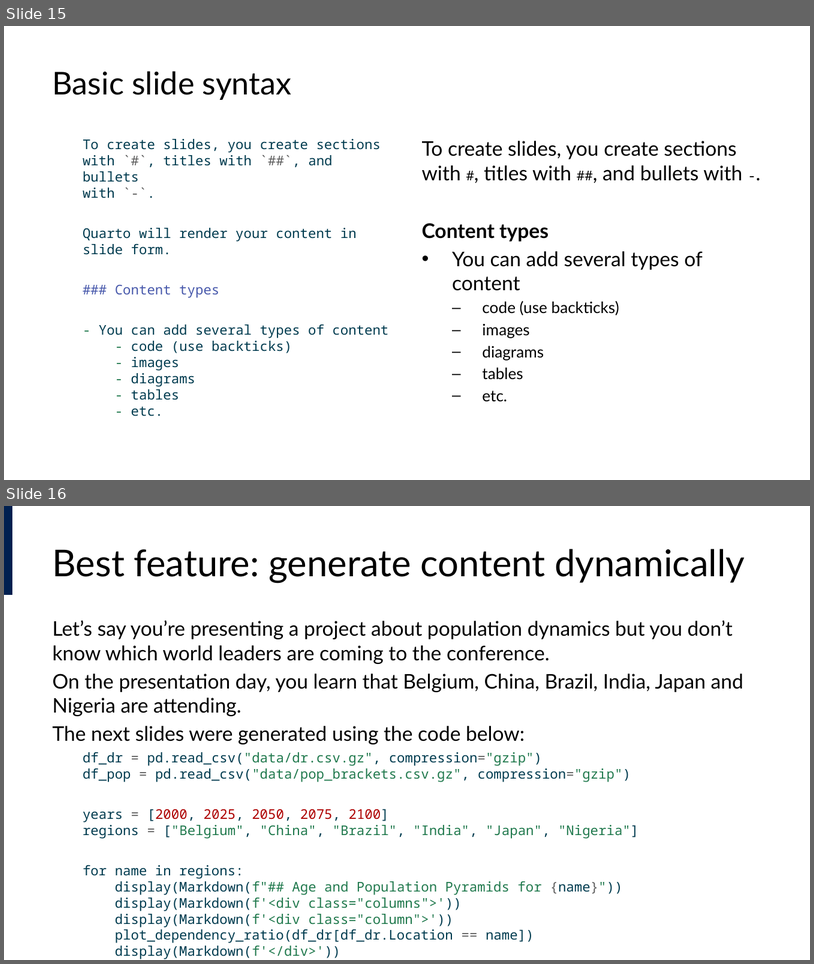
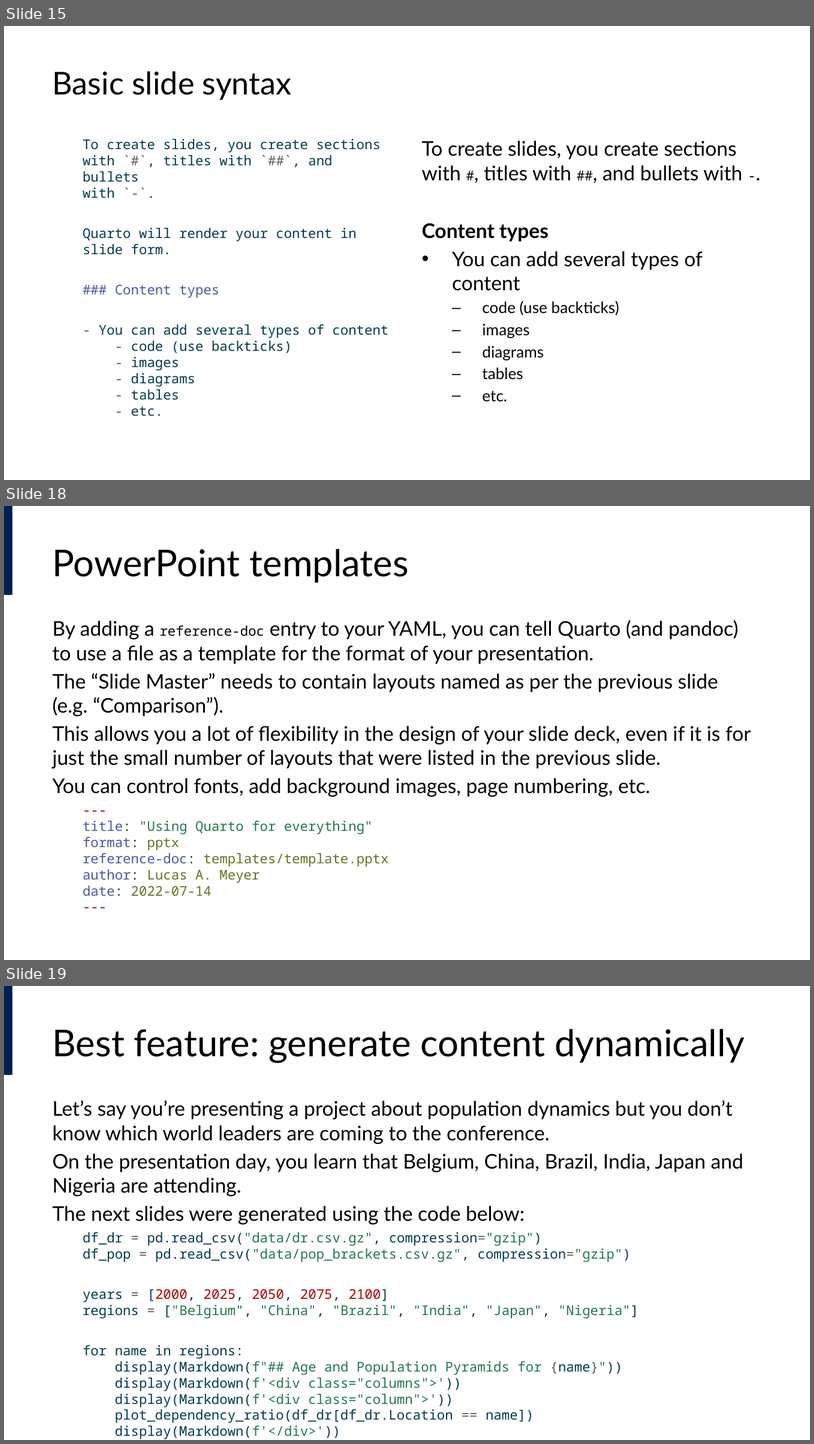
Before and after one commit to lucas-a-meyer/using-quarto, a slide deck: docs/presentation.pptx. Shown one above the other, each under a label of ours: slides 15 and 16 before the commit, slides 15, 18 and 19 after it; the slides between them are not shown. The pictures are 814x964 and 814x1444 pixels, drawn with LibreOffice and Linux fonts; fonts in the diff are those of the drawing. Boxes give left, top, right and bottom in pixels: in the first picture for what was removed or moved away, otherwise in the second. Text is boxed around its words. In the diff, an @@ line names an element or a change of style, - is before the commit and + after.

```diff
--- a/docs/presentation.pptx
+++ b/docs/presentation.pptx
@@ slide 18 added at [4,506,810,960], background #FFFFFF; not listed: 1 template element that a slide beside it also shows @@
@@ title added at [53,549,409,583], 33 pt, text #000000 @@
+PowerPoint templates
@@ text added at [53,620,752,896], 18 pt, text #000000 @@
+By adding a reference-doc entry to your YAML, you can tell Quarto (and pandoc) to use a file as a template for the format of your presentation.
+The “Slide Master” needs to contain layouts named as per the previous slide (e.g. “Comparison”).
+This allows you a lot of flexibility in the design of your slide deck, even if it is for just the small number of layouts that were listed in the previous slide.
+You can control fonts, add background images, page numbering, etc.
+---
+title: "Using Quarto for everything"
+format: pptx
+reference-doc: templates/template.pptx
+author: Lucas A. Meyer
+date: 2022-07-14
+---
@@ what was slide 16 is now slide 19 @@
```
Also in this commit, not shown: 1 slide changed, 2 other slides added, 44 other files.
